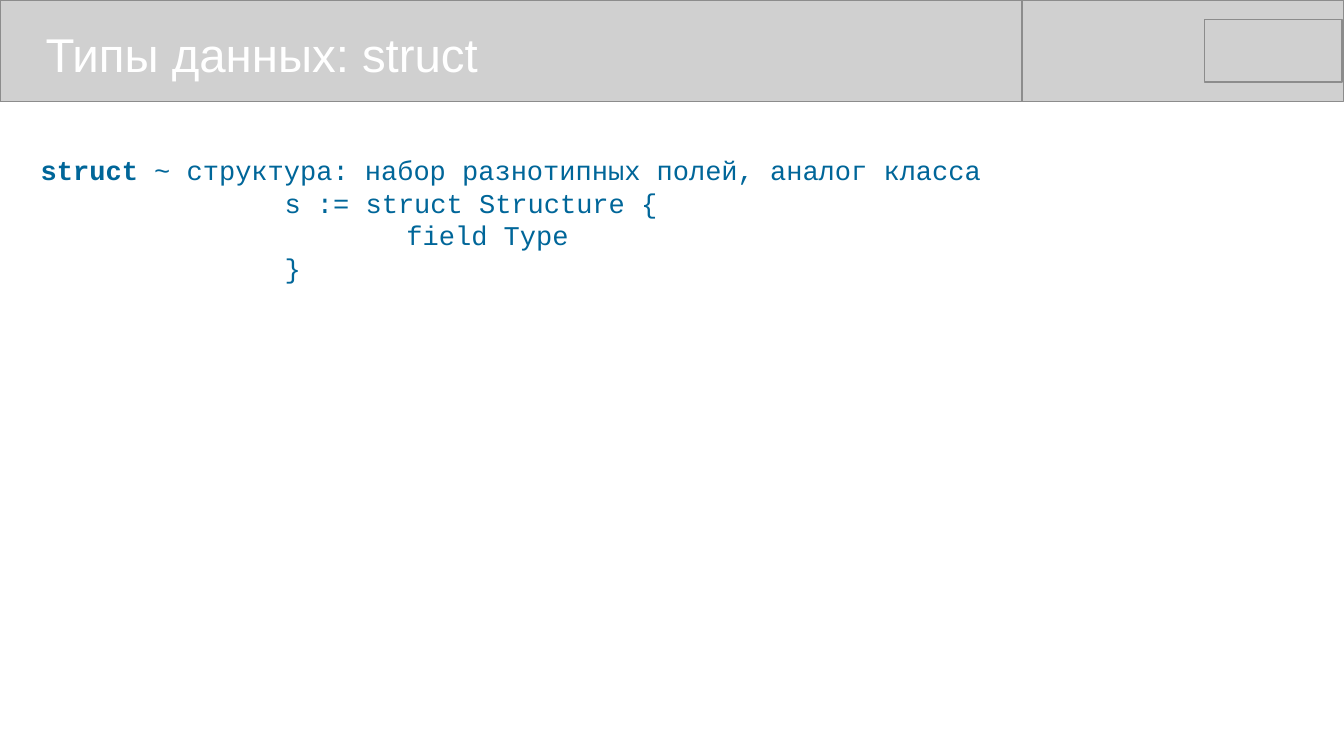
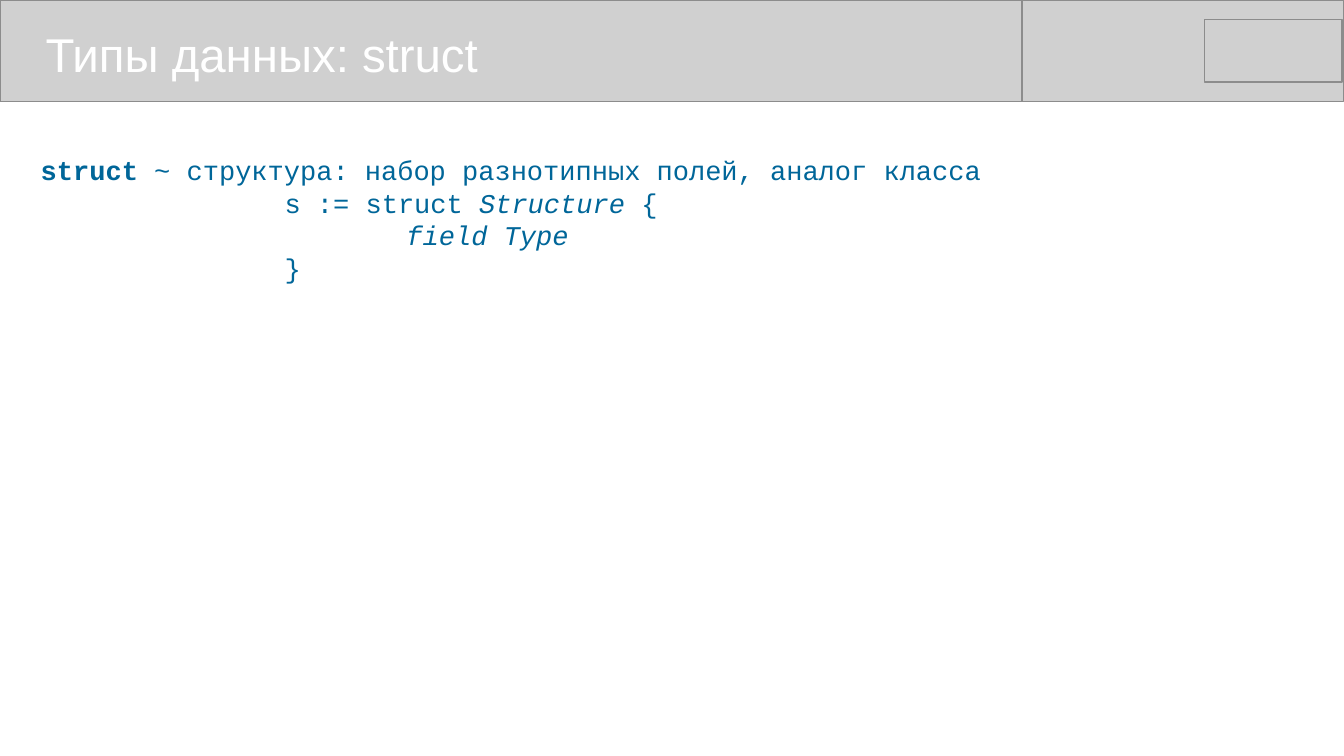
Before and after one commit to mike-shock/Go_language, a slide deck: slide 17 of Go_Intro.odp (slide 16 before the commit). Drawn at 1344x756 pixels with LibreOffice and Linux fonts; fonts in the diff are those of the drawing; grey boxes stand for pictures. Boxes give left, top, right and bottom in pixels: in the first picture for what was removed or moved away, otherwise in the second. Text is boxed around its words. In the diff, an @@ line names an element or a change of style, - is before the commit and + after.

```diff
--- a/Go_Intro.odp
+++ b/Go_Intro.odp
@@ text at [285,195,625,251]: italic on in "Structure", "field Type" @@
```
Also in this commit, not shown: 7 other slides changed, 5 slides added, 3 other files.
